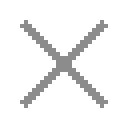
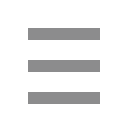
Two versions of the same layered image (128 x 128). Layer-by-layer changes:
added layer "Toggle" above "Close" over bbox(28, 28, 100, 104)
hid "Close" over bbox(20, 20, 108, 108)
